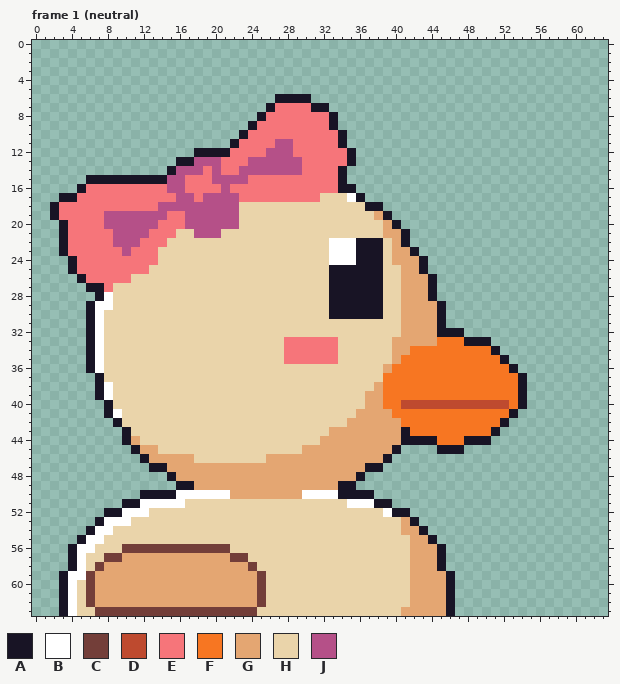
Pixel-art file, stored at art/duck/portrait-duck.aseprite. Above: the version before the commit.
64x64 pixels, 3 frames. Shown: frame 1 (neutral). The commit also changed other frames, which this record leaves out.
Palette (. is transparent): A #181425  B #ffffff  C #733e39  D #be4a2f  E #f6757a  F #f77622  G #e4a672  H #ead4aa  J #b55088
Pixels before, frame 1 (neutral) (only the part around the change), first column x 0:
 1 ................................................................
 2 ................................................................
 3 ................................................................
 4 ................................................................
 5 ................................................................
 6 ...........................AAAA.................................
 7 ..........................AEEEEAA...............................
 8 .........................AEEEEEEEA..............................
 9 ........................AEEEEEEEEA..............................
10 .......................AEEEEEEEEEEA.............................
11 ......................AEEEEJJEEEEEA.............................
12 ..................AAAAEEEEJJJEEEEEEA............................
13 ................AAJJJEEEJJJJJJEEEEEA............................
14 ...............AJJJEJEEJJJJJJJEEEEA.............................
15 ......AAAAAAAAAJJEEEJJJJEEEEEEEEEEA.............................
16 .....AEEEEEEEEEJJEEEEJEEEEEEEEEEEEAA............................
17 ...AAEEEEEEEEEEEJJEJJJJEEEEEEEEEHHHBA...........................
18 ..AEEEEEEEEEEEJJJJJJJJJHHHHHHHHHHHHHHAA.........................
19 ..AEEEEEJJJJJJJEEJJJJJJHHHHHHHHHHHHHHHGA........................
20 ...AEEEEJJJJJJEEEJJJJJJHHHHHHHHHHHHHHHHGA.......................
21 ...AEEEEEJJJJEEEHHJJJHHHHHHHHHHHHHHHHHHGGA......................
22 ...AEEEEEJJJEEEHHHHHHHHHHHHHHHHHHBBBAAAHGA......................
23 ...AEEEEEEJEEEHHHHHHHHHHHHHHHHHHHBBBAAAHGGA.....................
24 ....AEEEEEEEEEHHHHHHHHHHHHHHHHHHHBBBAAAHGGGA....................
25 ....AEEEEEEEEHHHHHHHHHHHHHHHHHHHHAAAAAAHHGGA....................
26 .....AEEEEEHHHHHHHHHHHHHHHHHHHHHHAAAAAAHHGGGA...................
27 ......AAEHHHHHHHHHHHHHHHHHHHHHHHHAAAAAAHHGGGA...................
28 .......ABHHHHHHHHHHHHHHHHHHHHHHHHAAAAAAHHGGGA...................
29 ......ABBHHHHHHHHHHHHHHHHHHHHHHHHAAAAAAHHGGGGA..................
30 ......ABHHHHHHHHHHHHHHHHHHHHHHHHHAAAAAAHHGGGGA..................
31 ......ABHHHHHHHHHHHHHHHHHHHHHHHHHHHHHHHHHGGGGA..................
32 ......ABHHHHHHHHHHHHHHHHHHHHHHHHHHHHHHHHHGGGGAAA................
33 ......ABHHHHHHHHHHHHHHHHHHHHEEEEEEHHHHHHGGGGGFFFAAA.............
34 ......ABHHHHHHHHHHHHHHHHHHHHEEEEEEHHHHHHGGFFFFFFFFFA............
35 ......ABHHHHHHHHHHHHHHHHHHHHEEEEEEHHHHHHGFFFFFFFFFFFA...........
36 ......ABHHHHHHHHHHHHHHHHHHHHHHHHHHHHHHHGFFFFFFFFFFFFFA..........
37 .......AHHHHHHHHHHHHHHHHHHHHHHHHHHHHHHHFFFFFFFFFFFFFFFA.........
38 .......ABHHHHHHHHHHHHHHHHHHHHHHHHHHHHHGFFFFFFFFFFFFFFFA.........
39 .......ABHHHHHHHHHHHHHHHHHHHHHHHHHHHHGGFFFFFFFFFFFFFFFA.........
40 ........AHHHHHHHHHHHHHHHHHHHHHHHHHHHHGGFFDDDDDDDDDDDDFA.........
41 ........ABHHHHHHHHHHHHHHHHHHHHHHHHHHGGGGFFFFFFFFFFFFFA..........
42 .........AHHHHHHHHHHHHHHHHHHHHHHHHHGGGGGGFFFFFFFFFFFA...........
43 ..........AHHHHHHHHHHHHHHHHHHHHHHGGGGGGGGAFFFFFFFFFA............
44 ..........AGHHHHHHHHHHHHHHHHHHHHGGGGGGGGGAAAAFFFAAA.............
45 ...........AGGHHHHHHHHHHHHHHHHGGGGGGGGGGA....AAA................
46 ............AGGGGGHHHHHHHHGGGGGGGGGGGGGA........................
47 .............AAGGGGGGGGGGGGGGGGGGGGGGAA.........................
48 ...............AGGGGGGGGGGGGGGGGGGGGA...........................
49 ................AAGGGGGGGGGGGGGGGGAA............................
50 ............AAAABBBBBBGGGGGGGGBBBBAAAA..........................
51 ..........AABBBBBHHHHHHHHHHHHHHHHHHBBBAA........................
52 ........AABBBHHHHHHHHHHHHHHHHHHHHHHHHHHBAA......................
53 .......ABBBHHHHHHHHHHHHHHHHHHHHHHHHHHHHHHGA.....................
54 ......ABBHHHHHHHHHHHHHHHHHHHHHHHHHHHHHHHHGGA....................
55 .....ABBHHHHHHHHHHHHHHHHHHHHHHHHHHHHHHHHHHGGA...................
56 ....ABBHHHCCCCCCCCCCCCHHHHHHHHHHHHHHHHHHHHGGGA..................
57 ....ABHHCCGGGGGGGGGGGGCCHHHHHHHHHHHHHHHHHHGGGA..................
58 ....ABHCGGGGGGGGGGGGGGGGCHHHHHHHHHHHHHHHHHGGGA..................
59 ...ABBCGGGGGGGGGGGGGGGGGGCHHHHHHHHHHHHHHHHGGGGA.................
60 ...ABHCGGGGGGGGGGGGGGGGGGCHHHHHHHHHHHHHHHHGGGGA.................
61 ...ABHCGGGGGGGGGGGGGGGGGGCHHHHHHHHHHHHHHHHGGGGA.................
62 ...ABHCGGGGGGGGGGGGGGGGGGCHHHHHHHHHHHHHHHHGGGGA.................
63 ...ABHHCCCCCCCCCCCCCCCCCCHHHHHHHHHHHHHHHHGGGGGA.................
The result:
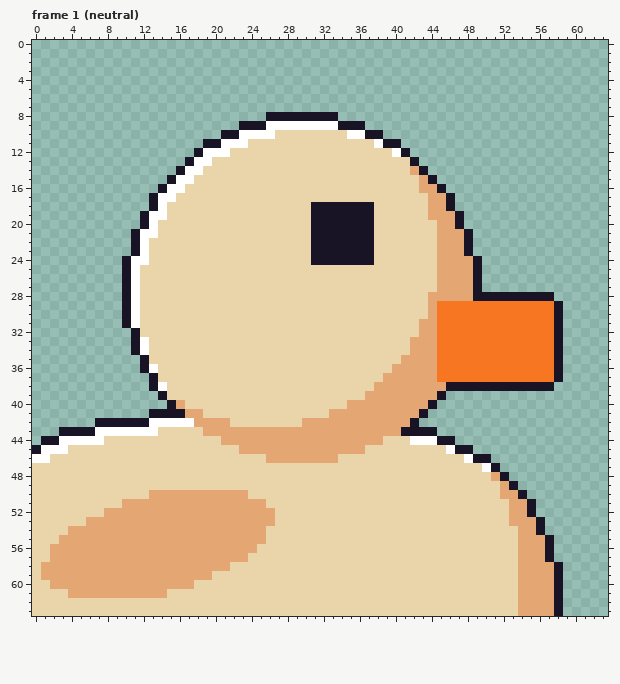
What changed:
Changed rows in their new state; - is an unchanged pixel.
Frame 1 (neutral):
first column x 0:
 6 ---------------------------....----------------------------
 7 --------------------------.......--------------------------
 8 -------------------------.AAAAAAA--------------------------
 9 -----------------------A-ABBBBBBBBAAA----------------------
10 ---------------------AABBBBHHHHHHHHBBAA--------------------
11 -------------------AABBBHHHHHHHHHHHHHHBAA------------------
12 -------------------BBBHHHHHHHHHHHHHHHHHHBA-----------------
13 ----------------.-BBHHHHHHHHHHHHHHHHHHHHHHA----------------
14 ---------------.ABBHHHHHHHHHHHHHHHHHHHHHHHGA---------------
15 ------.........ABBHHHHHHHHHHHHHHHHHHHHHHHHHGA--------------
16 -----.........ABBHHHHHHHHHHHHHHHHHHHHHHHHHHGGA-------------
17 ---..........ABBHHHHHHHHHHHHHHHH---HHHHHHHHHGGA------------
18 --...........ABHHHHHHHH--------AAAAAA-HHHHHHGGA------------
19 --..........ABBHHHHHHHH--------AAAAAAAHHHHHHGGGA-----------
20 ---.........ABHHHHHHHHH--------AAAAAAA-HHHHHHGGA-----------
21 ---........ABBHH--HHH----------AAAAAAA-HHHHHHGGGA----------
22 ---........ABHH----------------AAAAA--H-HHHHHGGGA----------
23 ---........ABH-----------------AAAAA--H-HHHHHGGGA----------
24 ----......ABBH-----------------AAAAA--H-HHHHHGGGGA---------
25 ----......ABH--------------------HHHHHH--HHHHGGGGA---------
26 -----.....AB---------------------HHHHHH--HHHHGGGGA---------
27 ------....AB---------------------HHHHHH--HHHHGGGGA---------
28 -------...AB---------------------HHHHHH--HHHGGGGGAAAAAAAAA-
29 ------....AB---------------------HHHHHH--HHH-FFFFFFFFFFFFFA
30 ------....AB---------------------HHHHHH--HHH-FFFFFFFFFFFFFA
31 ------....AB-----------------------------HH--FFFFFFFFFFFFFA
32 ------.....A-----------------------------HH--FFFFFFFFFFFFFA
33 ------.....AB---------------HHHHHH------HH------FFFFFFFFFFA
34 ------.....AB---------------HHHHHH------HHGGG------FFFFFFFA
35 ------......A---------------HHHHHH------HGGGG-------FFFFFFA
36 ------......AB-------------------------HGGGGG--------FFFFFA
37 -------......A-------------------------GGGGGG---------FFFFA
38 -------......AB------------------------GGGGGGGAAAAAAAA-AAA-
39 -------.......A------------------------GGGGGGA.........----
40 --------.......AG------------------GG--GGGGGA..........----
41 --------.....AAAAGG--------------GGG----GGGA..........-----
42 -------AA-AAABBBBBGGGG--------GGGGG------GA..........------
43 ---AAAABBBBBBB-----GGGGGGGGGGGGGG---------AAA.......-------
44 -AABBBBBHHHH---------GGGGGGGGGGG-------HHHBBBAA....--------
45 ABBBHHHHHHHHHH---------GGGGGGG-------HHHHHHHHHB-A----------
46 BBHHHHHHHHHHHHHHHH----------------HHHHHHHHHHHHHHBAA--------
47 HHHHHHHHHHHHHHHHHHHHHHHHHHHHHHHHHHHHHHHHHHHHHHHHHHBA-------
48 HHHHHHHHHHHHHHHHHHHHHHHHHHHHHHHHHHHHHHHHHHHHHHHHHHHGA------
49 HHHHHHHHHHHHHHHHHHHHHHHHHHHHHHHHHHHHHHHHHHHHHHHHHHHHGA-----
50 HHHHHHHHHHHHHGGGGGGGGG--HHHHHHHHHHHHHHHHHHHHHHHHHHHHGGA----
51 HHHHHHHHHHGGGGGGGGGGGGGGGG---------HHHHHHHHHHHHHHHHHHGGA---
52 HHHHHHHHGGGGGGGGGGGGGGGGGGG------------HHHHHHHHHHHHHHGGA---
53 HHHHHHGGGGGGGGGGGGGGGGGGGGG--------------HHHHHHHHHHHHGGGA--
54 HHHHGGGGGGGGGGGGGGGGGGGGGG---------------HHHHHHHHHHHHHGGA--
55 HHHGGGGGGGGGGGGGGGGGGGGGGG----------------HHHHHHHHHHHHGGGA-
56 HHGGGGGGGGGGGGGGGGGGGGGGG-----------------HHHHHHHHHHHHGGGA-
57 HHGGGGGGGG------------GG------------------HHHHHHHHHHHHGGGA-
58 HGGGGGGG--------------HHH-----------------HHHHHHHHHHHHGGGGA
59 HGGGGGG-------------HHHHHH----------------HHHHHHHHHHHHGGGGA
60 HHGGGGG-----------HHHHHHHH----------------HHHHHHHHHHHHGGGGA
61 HHHHGGG--------HHHHHHHHHHH----------------HHHHHHHHHHHHGGGGA
62 HHHHH-HHHHHHHHHHHHHHHHHHHH----------------HHHHHHHHHHHHGGGGA
63 HHHHH--HHHHHHHHHHHHHHHHHH----------------HHHHHHHHHHHHHGGGGA
Where, in picture pixels (left, top, right, bottom), the same in both pictures:
changed: (32, 94, 563, 616)
